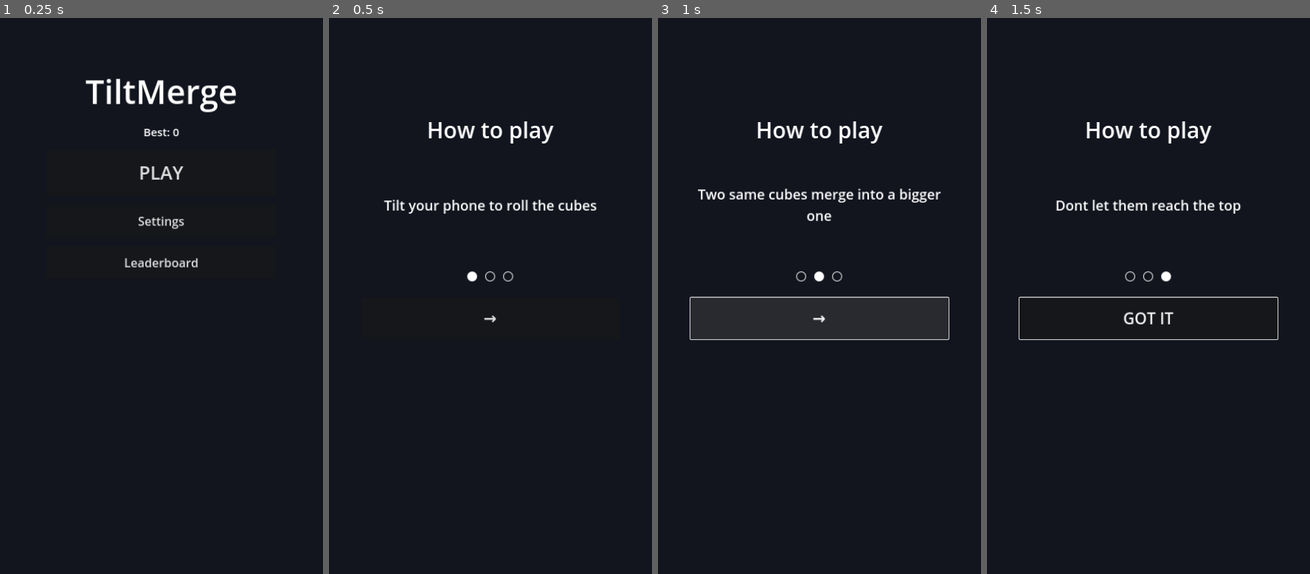
Above: before the commit, frames 1-4 (left to right).
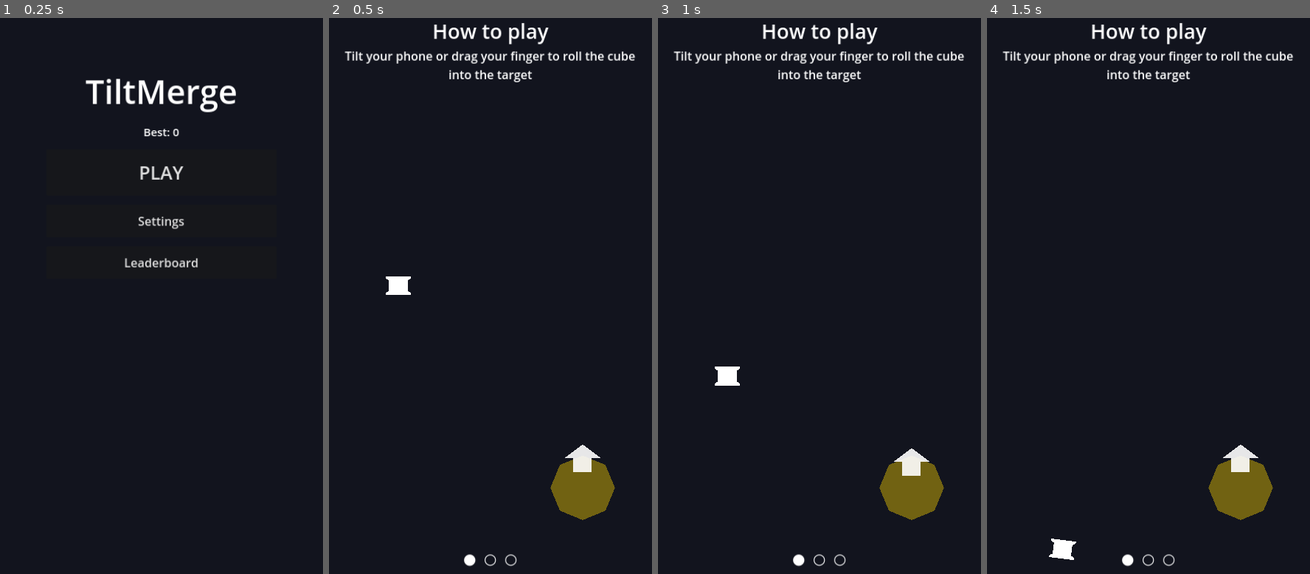
Above: after the commit, the same moments.

Repository: akarakuts/tiltmerge
Game: Godot game, scene res://scenes/MainMenu.tscn
The game is run twice, just before and just after one commit, with the same random seed, the same clock (stepped at 60 frames per second) and the same inputs.
Inputs (mouse positions are in pixels of both pictures, inside the frame that each line leads up to):
- Up to frame 1 (0.25 s): no input
- Up to frame 2 (0.5 s): no input
- Up to frame 3 (1 s): click (819, 318) at 0.5 s, where only the run before the commit has a clickable "→"
- Up to frame 4 (1.5 s): tap Enter at 1.25 s; move the mouse to (1222, 268) at 1.27 s; hold D (tilt_right) from 1.28 s (still down); tap R at 1.35 s; click (1222, 268) at 1.42 s

Frame 1 is identical in both runs. In frame 2, 4.9% of the frame differs, in the area x 4-95%, y 0-99%; in frame 3, 5.4%; in frame 4, 5.3%.

Commit message:
Interactive onboarding (3 hands-on steps)
Онбординг полностью переработан: вместо статичных слайдов — мини-песочница
с настоящими кубиками. Игрок РЕАЛЬНО выполняет каждое действие:

ШАГ 1 — «Наклони/веди пальцем»:
  Один кубик + целевая зона (GoalArea). Игрок докатывает кубик свайпом/наклоном
  в зону → step complete. Пульсирующая стрелка-подсказка к цели.

ШАГ 2 — «Слей два одинаковых»:
  Два кубика tier-1. Игрок сталкивает их → merge_completed → step complete.

ШАГ 3 — «Правило game over»:
  Визуальный намёк + кнопка «Поехали» → переход в MainMenu.

Архитектура:
- Переиспользует настоящие игровые компоненты (Cube, TiltController, MergeLogic)
- Onboarding.tscn: арена со стенами, GoalArea (Area2D), GoalRing, Arrow
- Всегда swipe-режим в туторе (наклон ещё не пробовали, свайп предсказуемее)
- Переводы: ob.hint1/2/3, ob.done, ob.next, ob.lets_go (en + ru)

Тесты:
- tests/OnboardingTest.gd: 11 проверок (старт, goal-detection, merge-trigger,
  переходы шагов, финальная кнопка)
- ВЕРИФИЦИРОВАНО: 11/11 PASS, 0 ошибок
- CI + run_tests.sh обновлены: 3 набора тестов (unit+smoke, onboarding, gameplay)

Итог тестов: 35 unit+smoke + 11 onboarding + gameplay PASS

Diff:
--- a/scenes/Onboarding.tscn
+++ b/scenes/Onboarding.tscn
@@ -1,51 +1,128 @@
-[gd_scene load_steps=2 format=3 uid="uid://onboard01tiltmerge"]
+[gd_scene load_steps=9 format=3 uid="uid://onboard01tiltmerge"]
 
 [ext_resource type="Script" path="res://scripts/Onboarding.gd" id="1_ob"]
+[ext_resource type="Script" path="res://scripts/TiltController.gd" id="2_tilt"]
+[ext_resource type="Script" path="res://scripts/MergeLogic.gd" id="3_merge"]
 
-[node name="Onboarding" type="Control"]
-anchors_preset = 15
-anchor_right = 1.0
-anchor_bottom = 1.0
-mouse_filter = 0
+[sub_resource type="RectangleShape2D" id="RectWall"]
+size = Vector2(40, 1300)
+
+[sub_resource type="RectangleShape2D" id="RectBottom"]
+size = Vector2(720, 40)
+
+[sub_resource type="CircleShape2D" id="GoalShape"]
+radius = 70.0
+
+[sub_resource type="RectangleShape2D" id="ArrowShape"]
+size = Vector2(40, 60)
+
+[node name="Onboarding" type="Node2D"]
 script = ExtResource("1_ob")
 
 [node name="Bg" type="ColorRect" parent="."]
-anchors_preset = 15
-anchor_right = 1.0
-anchor_bottom = 1.0
+offset_right = 720.0
+offset_bottom = 1280.0
 color = Color(0.07, 0.08, 0.12, 1)
+mouse_filter = 2
 
-[node name="VBox" type="VBoxContainer" parent="."]
-anchors_preset = 8
-anchor_left = 0.5
-anchor_top = 0.5
-anchor_right = 0.5
-anchor_bottom = 0.5
-offset_left = -280.0
-offset_top = -400.0
-offset_right = 280.0
-offset_bottom = 400.0
-theme_override_constants/separation = 30
+[node name="Camera2D" type="Camera2D" parent="."]
+position = Vector2(360, 640)
 
-[node name="Title" type="Label" parent="VBox"]
-theme_override_font_sizes/font_size = 48
+[node name="Arena" type="Node2D" parent="."]
+
+[node name="Walls" type="Node2D" parent="Arena"]
+
+[node name="LeftWall" type="StaticBody2D" parent="Arena/Walls"]
+position = Vector2(0, 640)
+
+[node name="Col" type="CollisionShape2D" parent="Arena/Walls/LeftWall"]
+shape = SubResource("RectWall")
+
+[node name="RightWall" type="StaticBody2D" parent="Arena/Walls"]
+position = Vector2(720, 640)
+
+[node name="Col" type="CollisionShape2D" parent="Arena/Walls/RightWall"]
+shape = SubResource("RectWall")
+
+[node name="Bottom" type="StaticBody2D" parent="Arena/Walls"]
+position = Vector2(360, 1240)
+
+[node name="Col" type="CollisionShape2D" parent="Arena/Walls/Bottom"]
+shape = SubResource("RectBottom")
+
+[node name="Cubes" type="Node2D" parent="Arena"]
+
+[node name="GoalArea" type="Area2D" parent="Arena"]
+position = Vector2(560, 1050)
+
+[node name="Col" type="CollisionShape2D" parent="Arena/GoalArea"]
+shape = SubResource("GoalShape")
+
+[node name="Goal" type="Node2D" parent="Arena"]
+position = Vector2(560, 1050)
+
+[node name="GoalRing" type="Polygon2D" parent="Arena/Goal"]
+polygon = PackedVector2Array(-70, 0, -49.5, -49.5, 0, -70, 49.5, -49.5, 70, 0, 49.5, 49.5, 0, 70, -49.5, 49.5)
+color = Color(1, 0.84, 0, 0.4)
+
+[node name="Arrow" type="Sprite2D" parent="Arena"]
+position = Vector2(560, 980)
+
+[node name="ArrowRect" type="Polygon2D" parent="Arena/Arrow"]
+polygon = PackedVector2Array(-20, 30, 20, 30, 20, 0, 40, 0, 0, -30, -40, 0, -20, 0)
+color = Color(1, 1, 1, 0.9)
+
+[node name="TiltController" type="Node" parent="."]
+script = ExtResource("2_tilt")
+
+[node name="MergeLogic" type="Node" parent="."]
+script = ExtResource("3_merge")
+
+[node name="UI" type="CanvasLayer" parent="."]
+
+[node name="TopShade" type="ColorRect" parent="UI"]
+offset_right = 720.0
+offset_bottom = 200.0
+color = Color(0.07, 0.08, 0.12, 0.85)
+
+[node name="Title" type="Label" parent="UI"]
+offset_left = 20.0
+offset_top = 30.0
+offset_right = 700.0
+offset_bottom = 90.0
+theme_override_font_sizes/font_size = 44
 text = "How to play"
 horizontal_alignment = 1
 
-[node name="Body" type="Label" parent="VBox"]
-custom_minimum_size = Vector2(0, 200)
-theme_override_font_sizes/font_size = 30
+[node name="Hint" type="Label" parent="UI"]
+offset_left = 30.0
+offset_top = 95.0
+offset_right = 690.0
+offset_bottom = 180.0
+theme_override_font_sizes/font_size = 26
 text = ""
 horizontal_alignment = 1
-vertical_alignment = 1
+vertical_alignment = 0
 autowrap_mode = 3
 
-[node name="Dots" type="Label" parent="VBox"]
-theme_override_font_sizes/font_size = 28
+[node name="Progress" type="Label" parent="UI"]
+offset_left = 20.0
+offset_top = 1180.0
+offset_right = 700.0
+offset_bottom = 1240.0
+theme_override_font_sizes/font_size = 32
 text = "● ○ ○"
 horizontal_alignment = 1
 
-[node name="Next" type="Button" parent="VBox"]
-custom_minimum_size = Vector2(0, 90)
+[node name="NextButton" type="Button" parent="UI"]
+anchors_preset = 7
+anchor_left = 0.5
+anchor_top = 1.0
+anchor_right = 0.5
+anchor_bottom = 1.0
+offset_left = -150.0
+offset_top = -180.0
+offset_right = 150.0
+offset_bottom = -90.0
 theme_override_font_sizes/font_size = 34
-text = "→"
+text = "Next"
--- a/scripts/Onboarding.gd
+++ b/scripts/Onboarding.gd
@@ -1,37 +1,179 @@
-extends Control
-## Onboarding — 3 шага: наклон / слипание / не дать достичь верха.
-## Фаза 3. Простые слайды, кнопка GOT IT → MainMenu.
+extends Node2D
+## Onboarding — интерактивный тутор (Фаза 3, переработан).
+## 3 шага, каждый требует от игрока РЕАЛЬНО выполнить действие:
+##   1. Наклони → сдвинь кубик к целевой зоне
+##   2. Слей два одинаковых кубика (столкни их)
+##   3. Правило game over + кнопка «Поехали»
+## Переиспользует настоящие компоненты игры: Cube, TiltController, MergeLogic.
+##
+## Запуск: автоматически при первом запуске (total_games == 0), либо из меню.
+
+const CubeScenePath := "res://scenes/Cube.tscn"
+
+@onready var _cubes: Node2D = $Arena/Cubes
+@onready var _tilt: Node = $TiltController
+@onready var _merge: Node = $MergeLogic
+@onready var _title: Label = $UI/Title
+@onready var _hint: Label = $UI/Hint
+@onready var _progress: Label = $UI/Progress
+@onready var _next_btn: Button = $UI/NextButton
+@onready var _goal: Node2D = $Arena/Goal
+@onready var _goal_area: Area2D = $Arena/GoalArea
+@onready var _arrow: Sprite2D = $Arena/Arrow
 
 var _step: int = 0
-var _steps: Array = ["onboarding.step1", "onboarding.step2", "onboarding.step3"]
+var _step_done: bool = false
+var _step_cube: Cube = null
+var _step_cube2: Cube = null
+var _goal_reached: bool = false
+var _merge_happened: bool = false
 
-@onready var _title: Label = $VBox/Title
-@onready var _body: Label = $VBox/Body
-@onready var _next: Button = $VBox/Next
-@onready var _dots: Label = $VBox/Dots
+const STEP_COUNT := 3
 
 
 func _ready() -> void:
 	if not GameConfig.is_ready:
 		await GameConfig.config_loaded
-	_title.text = tr("onboarding.title")
-	_next.pressed.connect(_on_next)
-	_show_step()
+	_tilt.setup(_cubes)
+	# онбординг всегда свайп-управление для предсказуемости (наклон ещё не пробовали)
+	_tilt.set_control_mode("swipe")
+	_merge.setup(_cubes)
+	_merge.reset()
+	MergeBus.merge_completed.connect(_on_merge_completed)
+	_goal_area.body_entered.connect(_on_goal_body_entered)
+	_goal_area.body_exited.connect(_on_goal_body_exited)
+
+	_next_btn.pressed.connect(_on_next)
+	_next_btn.hide()
+	_arrow.hide()
+	_goal.hide()
+	_start_step(0)
 
 
-func _show_step() -> void:
-	_body.text = tr(_steps[_step])
-	var dots_arr: Array = []
-	for i in range(_steps.size()):
-		dots_arr.append("●" if i == _step else "○")
-	_dots.text = "  ".join(dots_arr)
-	_next.text = tr("onboarding.start") if _step == _steps.size() - 1 else "→"
+# --- Шаги --------------------------------------------------------------------
+
+func _start_step(idx: int) -> void:
+	_step = idx
+	_step_done = false
+	# чистим арену
+	for c in _cubes.get_children():
+		c.queue_free()
+	_step_cube = null
+	_step_cube2 = null
+	_goal_reached = false
+	_merge_happened = false
+
+	_update_progress()
+	_next_btn.hide()
+	_goal.hide()
+	_arrow.hide()
+
+	match idx:
+		0: _step_one_tilt()
+		1: _step_two_merge()
+		2: _step_three_rule()
+
+
+# Шаг 1: один кубик, доведи до цели (наклоном/свайпом)
+func _step_one_tilt() -> void:
+	_title.text = tr("onboarding.title")
+	_hint.text = tr("ob.hint1")  # "Наклони телефон / веди пальцем, чтобы катить кубик к мишени"
+	_goal.show()
+	_goal.position = Vector2(560, 1050)
+	_step_cube = _spawn_cube(1, Vector2(160, 600))
+	_show_arrow_hint()
+
+
+# Шаг 2: два одинаковых кубика, слей их
+func _step_two_merge() -> void:
+	_hint.text = tr("ob.hint2")  # "Столкни два одинаковых кубика — они сольются!"
+	_step_cube = _spawn_cube(1, Vector2(180, 700))
+	_step_cube2 = _spawn_cube(1, Vector2(540, 700))
+	# лёгкая встречная скорость, чтобы при наклоне столкнулись
+	_step_cube.linear_velocity = Vector2(40, 0)
+
+
+# Шаг 3: правило game over + кнопка
+func _step_three_rule() -> void:
+	_hint.text = tr("ob.hint3")  # "Не дай кубикам достичь верхней линии — иначе game over!"
+	# спавним несколько кубиков для визуального намёка
+	for i in 3:
+		_spawn_cube(1, Vector2(180 + i * 180, 900))
+	_step_done = true  # этот шаг не требует действия, только кнопку
+	_next_btn.text = tr("ob.lets_go")
+	_next_btn.show()
+
+
+func _spawn_cube(tier: int, pos: Vector2) -> Cube:
+	var cube = load(CubeScenePath).instantiate()
+	_cubes.add_child(cube)
+	cube.global_position = pos
+	cube.setup(tier)
+	return cube
+
+
+# --- Проверка выполнения шага ------------------------------------------------
+
+func _physics_process(_delta: float) -> void:
+	if _step_done:
+		return
+	match _step:
+		0:
+			if _goal_reached:
+				_complete_step()
+		1:
+			if _merge_happened:
+				_complete_step()
+
+
+func _complete_step() -> void:
+	_step_done = true
+	_hint.text = tr("ob.done")  # "Отлично!"
+	_next_btn.text = tr("ob.next")
+	_next_btn.show()
+	AudioManager.play_sfx("button")
+	Haptics.medium()
+	_arrow.hide()
 
 
 func _on_next() -> void:
 	AudioManager.play_sfx("button")
-	_step += 1
-	if _step >= _steps.size():
+	if _step < STEP_COUNT - 1:
+		_start_step(_step + 1)
+	else:
+		# финал → в меню
 		get_tree().change_scene_to_file("res://scenes/MainMenu.tscn")
-		return
-	_show_step()
+
+
+# --- События арены -----------------------------------------------------------
+
+func _on_goal_body_entered(body: Node) -> void:
+	if body is Cube:
+		_goal_reached = true
+
+
+func _on_goal_body_exited(body: Node) -> void:
+	if body is Cube:
+		_goal_reached = false
+
+
+func _on_merge_completed(_new_cube: Node, _old_tier: int, _new_tier: int, _pos: Vector2) -> void:
+	_merge_happened = true
+
+
+# --- UI-подсказки ------------------------------------------------------------
+
+func _update_progress() -> void:
+	var dots: Array = []
+	for i in range(STEP_COUNT):
+		dots.append("●" if i == _step else "○")
+	_progress.text = "  ".join(dots)
+
+
+func _show_arrow_hint() -> void:
+	# стрелка-указатель к цели (пульсирующая)
+	_arrow.show()
+	_arrow.position = Vector2(560, 980)
+	var tw := create_tween().set_loops()
+	tw.tween_property(_arrow, "position:y", 1000.0, 0.5).set_trans(Tween.TRANS_SINE)
+	tw.tween_property(_arrow, "position:y", 980.0, 0.5).set_trans(Tween.TRANS_SINE)
--- /dev/null
+++ b/tests/OnboardingTest.gd
@@ -0,0 +1,78 @@
+extends Node2D
+## OnboardingTest — проверяет интерактивный онбординг.
+## Запуск: godot --headless tests/OnboardingTest.tscn
+##
+## Что проверяет:
+##   1. Сцена инстанцируется без ошибок
+##   2. Стартует на шаге 0 (3 шага всего)
+##   3. Шаг 0 → можно завершить (помещаем кубик в goal area)
+##   4. Переход к шагу 1, шаг 2
+##   5. Финальный шаг показывает кнопку
+##
+## Симуляция: напрямую двигаем кубик в goal и триггерим merge через MergeBus.
+
+const OnboardingScene := "res://scenes/Onboarding.tscn"
+var ob: Node = null
+var passed: int = 0
+var failed: int = 0
+
+
+func _ready() -> void:
+	print("\n========================================")
+	print("  Onboarding — INTERACTIVE TEST")
+	print("========================================")
+	await get_tree().create_timer(0.4).timeout
+	await get_tree().process_frame
+
+	ob = load(OnboardingScene).instantiate()
+	add_child(ob)
+	await get_tree().create_timer(0.3).timeout
+
+	# 1. сцена стартовала на шаге 0
+	_check("starts on step 0", ob._step == 0)
+	_check("has 3 steps total", ob.STEP_COUNT == 3)
+	_check("step 0 spawned a cube", ob._step_cube != null and is_instance_valid(ob._step_cube))
+	_check("goal visible on step 0", ob._goal.visible)
+
+	# 2. симулируем достижение цели: эмулируем body_entered (в headless прямое
+	#    перемещение позиции не вызывает коллизию Area2D — нужен физический контакт)
+	print("  [sim] cube enters goal area...")
+	if ob._step_cube:
+		ob._goal_area.body_entered.emit(ob._step_cube)
+	await get_tree().create_timer(0.3).timeout
+	_check("goal_reached flag set", ob._goal_reached)
+	await get_tree().create_timer(0.2).timeout
+	_check("step 0 completed (button shown)", ob._step_done and ob._next_btn.visible)
+
+	# 3. переходим к шагу 1 (merge)
+	ob._on_next()
+	await get_tree().create_timer(0.3).timeout
+	_check("advanced to step 1", ob._step == 1)
+	_check("step 1 has two cubes", ob._step_cube != null and ob._step_cube2 != null)
+
+	# 4. симулируем merge через шину (как сделал бы MergeLogic при столкновении)
+	print("  [sim] triggering merge...")
+	MergeBus.merge_completed.emit(null, 1, 2, Vector2(360, 700))
+	await get_tree().create_timer(0.3).timeout
+	_check("step 1 completed after merge", ob._step_done)
+
+	# 5. шаг 2
+	ob._on_next()
+	await get_tree().create_timer(0.3).timeout
+	_check("advanced to step 2", ob._step == 2)
+	_check("step 2 shows Lets Go button", ob._next_btn.visible)
+
+	print("\n========================================")
+	print("  ONBOARDING TEST: %s (%d passed, %d failed)" % [
+		"PASS" if failed == 0 else "FAIL", passed, failed])
+	print("========================================")
+	get_tree().quit(1 if failed > 0 else 0)
+
+
+func _check(name_: String, cond: bool) -> void:
+	if cond:
+		passed += 1
+		print("  ✓ %s" % name_)
+	else:
+		failed += 1
+		print("  ✗ %s" % name_)
--- /dev/null
+++ b/tests/OnboardingTest.tscn
@@ -0,0 +1,6 @@
+[gd_scene load_steps=2 format=3 uid="uid://onboardtesttiltmerge"]
+
+[ext_resource type="Script" path="res://tests/OnboardingTest.gd" id="1_ot"]
+
+[node name="OnboardingTest" type="Node2D"]
+script = ExtResource("1_ot")
--- a/translations/en.csv
+++ b/translations/en.csv
@@ -22,6 +22,12 @@
 onboarding.step2,Two same cubes merge into a bigger one
 onboarding.step3,Dont let them reach the top
 onboarding.start,GOT IT
+ob.hint1,Tilt your phone or drag your finger to roll the cube into the target
+ob.hint2,Push two cubes of the same color together to MERGE them
+ob.hint3,Dont let the cubes reach the top line — or its game over
+ob.done,Nice
+ob.next,Next
+ob.lets_go,Lets go
 game.score,Score
 game.combo,Combo
 game.best,Best
--- a/translations/ru.csv
+++ b/translations/ru.csv
@@ -22,6 +22,12 @@
 onboarding.step2,Два одинаковых кубика слипаются в больший
 onboarding.step3,Не дай им достичь верха
 onboarding.start,ПОНЯТНО
+ob.hint1,Наклоняй телефон или веди пальцем, чтобы докатить кубик до мишени
+ob.hint2,Столкни два одинаковых кубика — они СЛИВаются в один побольше
+ob.hint3,Не дай кубикам достичь верхней линии — иначе игра окончена
+ob.done,Отлично
+ob.next,Дальше
+ob.lets_go,Поехали
 game.score,Очки
 game.combo,Комбо
 game.best,Рекорд
Not shown, added: tests/GameplayTest.gd.uid
Binary file changed: translations/en.en.translation
Binary file changed: translations/ru.ru.translation
Not shown, changed: .github/workflows/build.yml
Not shown, changed: scripts/run_tests.sh
